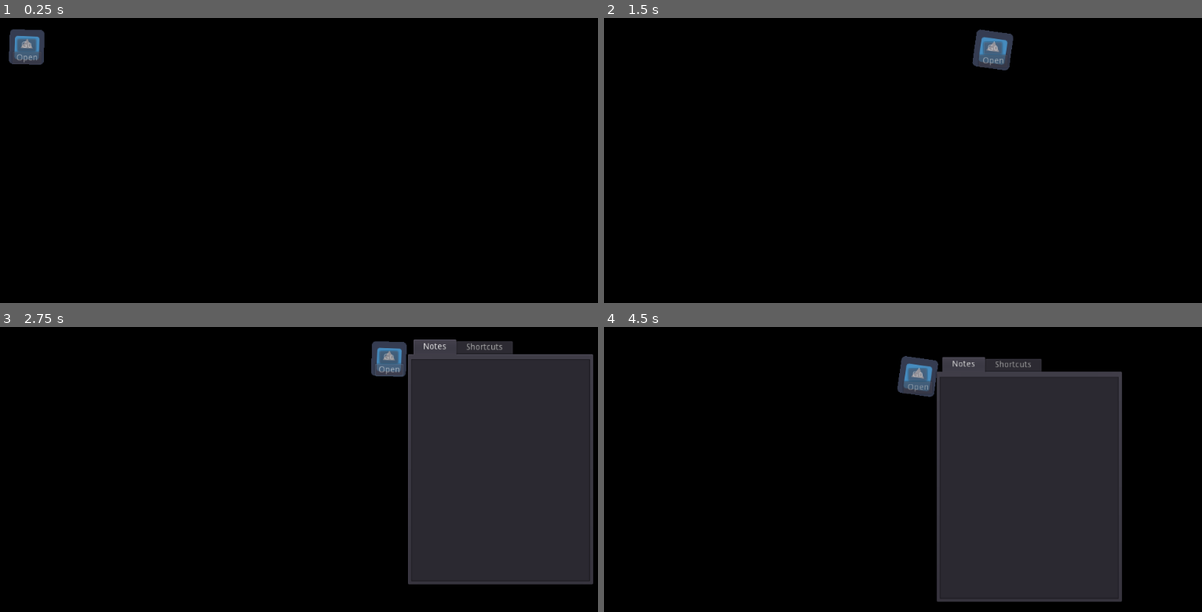
Above: before the commit, frames 1-4 (two rows, left to right).
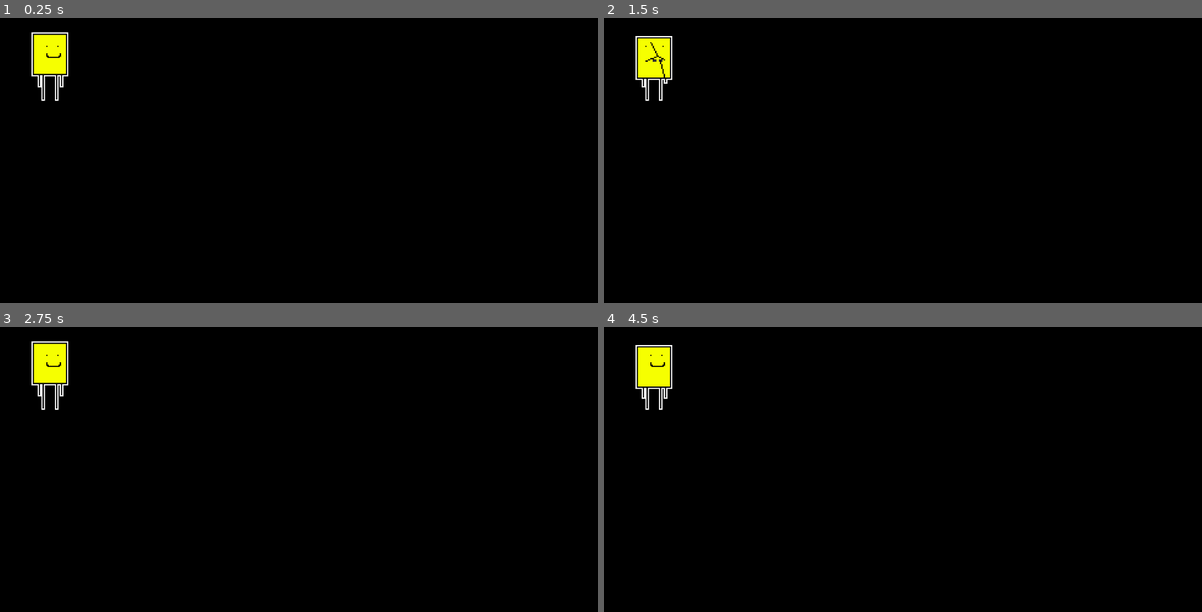
Above: after the commit, the same moments.

Repository: ASecondGuy/DesktopPet
Game: Godot game, scene res://Root.tscn
Same seed, same stepped clock (60 frames per second), same inputs: the game is played once before the commit and once after it. The engine's default icon, where the game draws it, is replaced by a stand-in: a white triangle on a blue panel in a dark square.
Inputs (mouse positions are in pixels of both pictures, inside the frame that each line leads up to):
- Up to frame 1 (0.25 s): no input
- Up to frame 2 (1.5 s): click (627, 43) at 0.5 s, where only the run before the commit has a clickable "Go"; click (998, 49) at 1.25 s, where only the run before the commit has a clickable "Go"
- Up to frame 3 (2.75 s): click (388, 369) at 2 s, where only the run before the commit has a clickable "Open"
- Up to frame 4 (4.5 s): click (992, 369) at 2.75 s, where only the run before the commit has a clickable "Open"; click (992, 369) at 3.5 s, where only the run before the commit has a clickable "Open"; click (992, 358) at 4.25 s, where only the run before the commit has a clickable "Go"

The runs differ from the first frame. In frame 1, 1.5% of the frame differs, in the area x 1-12%, y 3-30%; in frame 2, 1.8%; in frame 3, 28%; in frame 4, 28%, in the area x 5-87%, y 6-97%.

Commit message:
New PetRectangle implemented

Diff:
--- a/Pet/Pet.gd
+++ b/Pet/Pet.gd
@@ -3,16 +3,22 @@
 
 var goal_position : Vector2
 
+onready var visual := $Pet
+
 func _ready():
 	randomize()
 	choose_pos()
-	$AnimationPlayer.play("idle")
 
 
 func _process(_delta):
 
 	if (goal_position-position).length() > 20:
-		position += (goal_position-position)/10
+		var dir := ((goal_position-position)/10).clamped(5)
+		position += dir
+		visual.flip_h = dir.x > 0
+		visual.walk()
+	else:
+		visual.stop_walk()
 	update_visible_area()
 
 
--- a/Pet/Pet.tscn
+++ b/Pet/Pet.tscn
@@ -1,65 +1,21 @@
 [gd_scene load_steps=7 format=2]
 
 [ext_resource path="res://Pet/Pet.gd" type="Script" id=1]
-[ext_resource path="res://icon.png" type="Texture" id=2]
+[ext_resource path="res://Portray/Rectangle.tscn" type="PackedScene" id=2]
 [ext_resource path="res://Pet/Menus.gd" type="Script" id=3]
 [ext_resource path="res://Pet/Notes.gd" type="Script" id=4]
 [ext_resource path="res://Pet/Shortcuts.gd" type="Script" id=5]
 
-[sub_resource type="Animation" id=1]
-resource_name = "idle"
-loop = true
-tracks/0/type = "value"
-tracks/0/path = NodePath("Sprite:rotation_degrees")
-tracks/0/interp = 1
-tracks/0/loop_wrap = true
-tracks/0/imported = false
-tracks/0/enabled = true
-tracks/0/keys = {
-"times": PoolRealArray( 0, 0.5 ),
-"transitions": PoolRealArray( 1, 1 ),
-"update": 0,
-"values": [ -3.90297, 8.02503 ]
-}
-tracks/1/type = "value"
-tracks/1/path = NodePath("Sprite:scale")
-tracks/1/interp = 1
-tracks/1/loop_wrap = true
-tracks/1/imported = false
-tracks/1/enabled = true
-tracks/1/keys = {
-"times": PoolRealArray( 0, 0.5 ),
-"transitions": PoolRealArray( 1, 1 ),
-"update": 0,
-"values": [ Vector2( 0.82677, 0.82677 ), Vector2( 0.945754, 0.945754 ) ]
-}
+[sub_resource type="Theme" id=1]
 
 [node name="Pet" type="Node2D"]
 script = ExtResource( 1 )
 
-[node name="ColorRect" type="ColorRect" parent="."]
-visible = false
-margin_left = -211.0
-margin_top = -169.0
-margin_right = 319.0
-margin_bottom = 186.0
-color = Color( 0, 0.682353, 0.619608, 0.286275 )
-__meta__ = {
-"_edit_use_anchors_": false
-}
-
-[node name="Sprite" type="Sprite" parent="."]
-position = Vector2( 32, 32 )
-rotation = -0.0546575
-scale = Vector2( 0.834464, 0.834464 )
-texture = ExtResource( 2 )
+[node name="Pet" parent="." instance=ExtResource( 2 )]
 
 [node name="Timer" type="Timer" parent="."]
 wait_time = 20.0
 autostart = true
-
-[node name="AnimationPlayer" type="AnimationPlayer" parent="."]
-anims/idle = SubResource( 1 )
 
 [node name="Menus" type="Container" parent="." groups=["Cutout"]]
 margin_right = 40.0
@@ -73,6 +29,7 @@
 }
 
 [node name="OpenBtn" type="Button" parent="Menus"]
+visible = false
 self_modulate = Color( 1, 1, 1, 0.576471 )
 margin_left = 26.0
 margin_top = 22.0
@@ -84,6 +41,7 @@
 }
 
 [node name="goAway" type="Button" parent="Menus"]
+visible = false
 self_modulate = Color( 1, 1, 1, 0.576471 )
 margin_right = 12.0
 margin_bottom = 20.0
@@ -147,9 +105,10 @@
 margin_bottom = 20.0
 text = "remove"
 
-[node name="FileDialog" type="FileDialog" parent="Menus/Limits"]
+[node name="FileDialog" type="FileDialog" parent="Menus/Limits" groups=["Cutout"]]
 margin_right = 300.0
 margin_bottom = 400.0
+theme = SubResource( 1 )
 window_title = "Open a File"
 mode = 0
 access = 2
--- /dev/null
+++ b/Portray/Rectangle.gd
@@ -0,0 +1,33 @@
+extends Sprite
+
+onready var anim : AnimationPlayer = $AnimationPlayer
+var idle_variations := 1
+
+
+func _ready():
+	randomize()
+
+
+func get_animation_player()->AnimationPlayer:
+	return anim
+
+func walk():
+	anim.play("walk")
+
+func stop_walk():
+	if anim.current_animation == "walk":
+		anim.play("idle")
+
+
+func _on_AnimationPlayer_animation_finished(anim_name):
+	if anim_name == "walk": return
+
+	if randi() % 10 == 0:
+		if idle_variations == 1:
+			anim.play("idle_1")
+		elif idle_variations > 1:
+			anim.play("idle_"+str((randi() % idle_variations)+1))
+		else:
+			anim.play("idle")
+	else:
+		anim.play("idle")
--- /dev/null
+++ b/Portray/Rectangle.tscn
@@ -0,0 +1,84 @@
+[gd_scene load_steps=7 format=2]
+
+[ext_resource path="res://Portray/pics/PetRectangle.png" type="Texture" id=1]
+[ext_resource path="res://Portray/Rectangle.gd" type="Script" id=2]
+
+[sub_resource type="Animation" id=1]
+length = 0.001
+tracks/0/type = "value"
+tracks/0/path = NodePath(".:frame")
+tracks/0/interp = 1
+tracks/0/loop_wrap = true
+tracks/0/imported = false
+tracks/0/enabled = true
+tracks/0/keys = {
+"times": PoolRealArray( 0 ),
+"transitions": PoolRealArray( 1 ),
+"update": 0,
+"values": [ 0 ]
+}
+
+[sub_resource type="Animation" id=2]
+resource_name = "idle"
+tracks/0/type = "value"
+tracks/0/path = NodePath(".:frame")
+tracks/0/interp = 1
+tracks/0/loop_wrap = true
+tracks/0/imported = false
+tracks/0/enabled = true
+tracks/0/keys = {
+"times": PoolRealArray( 0, 0.5 ),
+"transitions": PoolRealArray( 1, 1 ),
+"update": 1,
+"values": [ 0, 1 ]
+}
+
+[sub_resource type="Animation" id=3]
+resource_name = "idle_1"
+length = 4.0
+tracks/0/type = "value"
+tracks/0/path = NodePath(".:frame")
+tracks/0/interp = 1
+tracks/0/loop_wrap = true
+tracks/0/imported = false
+tracks/0/enabled = true
+tracks/0/keys = {
+"times": PoolRealArray( 0, 0.5, 1, 1.5, 2, 2.5, 3, 3.5 ),
+"transitions": PoolRealArray( 1, 1, 1, 1, 1, 1, 1, 1 ),
+"update": 1,
+"values": [ 2, 3, 2, 3, 2, 3, 2, 3 ]
+}
+
+[sub_resource type="Animation" id=4]
+resource_name = "walk"
+length = 1.4
+loop = true
+tracks/0/type = "value"
+tracks/0/path = NodePath(".:frame")
+tracks/0/interp = 0
+tracks/0/loop_wrap = true
+tracks/0/imported = false
+tracks/0/enabled = true
+tracks/0/keys = {
+"times": PoolRealArray( 0, 0.2, 0.4, 0.7, 0.9, 1.2 ),
+"transitions": PoolRealArray( 1, 1, 1, 1, 1, 1 ),
+"update": 0,
+"values": [ 4, 5, 6, 7, 8, 9 ]
+}
+
+[node name="Pet" type="Sprite" groups=["Cutout"]]
+scale = Vector2( 2, 2 )
+texture = ExtResource( 1 )
+centered = false
+hframes = 4
+vframes = 3
+script = ExtResource( 2 )
+
+[node name="AnimationPlayer" type="AnimationPlayer" parent="."]
+playback_speed = 2.0
+anims/RESET = SubResource( 1 )
+anims/idle = SubResource( 2 )
+anims/idle_1 = SubResource( 3 )
+anims/walk = SubResource( 4 )
+
+[connection signal="animation_finished" from="AnimationPlayer" to="." method="_on_AnimationPlayer_animation_finished"]
--- a/Root.gd
+++ b/Root.gd
@@ -30,6 +30,17 @@
 			var pol := []
 			var r : Rect2 = node.get_global_rect()
 			r = r.grow(5)
+
+			## handle expand margins
+			var panel = node.get_stylebox("panel")
+			if panel.has_method("get_expand_margin"):
+				for i in range(4):
+					r = r.grow_margin(i, panel.get_expand_margin(i))
+			if panel.has_method("get_expand_margin_size"):
+				for i in range(4):
+					r = r.grow_margin(i, panel.get_expand_margin_size(i))
+			################
+
 			pol.push_back(r.position)
 			pol.push_back(Vector2(r.position.x+r.size.x, r.position.y))
 			pol.push_back(r.position+r.size)
@@ -37,6 +48,16 @@
 			polygons.push_back(pol)
 		if node.get_class() == "Path2D":
 			polygons.push_back(node.curve.get_baked_points())
+		if node.get_class() == "Sprite":
+			var pol := []
+			var r : Rect2 = node.get_rect()
+			r.position = node.global_position
+			r.size *= node.scale
+			pol.push_back(r.position)
+			pol.push_back(Vector2(r.position.x+r.size.x, r.position.y))
+			pol.push_back(r.position+r.size)
+			pol.push_back(Vector2(r.position.x, r.position.y+r.size.y))
+			polygons.push_back(pol)
 
 	var points := []
 
@@ -66,7 +87,7 @@
 	line.clear_points()
 	for p in points:
 		line.add_point(p)
-	OS.call_deferred("set_window_mouse_passthrough", PoolVector2Array(points))
+	OS.set_window_mouse_passthrough(PoolVector2Array(points))
 
 
 func _polygons_intesect(p1, p2)->bool:
--- a/Root.tscn
+++ b/Root.tscn
@@ -1,17 +1,7 @@
-[gd_scene load_steps=5 format=2]
+[gd_scene load_steps=3 format=2]
 
 [ext_resource path="res://Root.gd" type="Script" id=1]
 [ext_resource path="res://Pet/Pet.tscn" type="PackedScene" id=2]
-
-[sub_resource type="Curve2D" id=2]
-_data = {
-"points": PoolVector2Array( 0, 0, 0, 0, 904, 352, 0, 0, 0, 0, 722, 585, 0, 0, 0, 0, 512, 548, 0, 0, 0, 0, 581, 719, 0, 0, 0, 0, 290, 486, 0, 0, 0, 0, 70, 497, 0, 0, 0, 0, 47, 322, 0, 0, 0, 0, 497, 305 )
-}
-
-[sub_resource type="Curve2D" id=3]
-_data = {
-"points": PoolVector2Array( 0, 0, 0, 0, 1003, 440, 0, 0, 0, 0, 524, 571, 0, 0, 0, 0, 763, 740, 0, 0, 0, 0, 634, 852, 0, 0, 0, 0, 412, 930, 0, 0, 0, 0, 396, 435, 0, 0, 0, 0, 125, 633, 0, 0, 0, 0, 362, 274 )
-}
 
 [node name="Root" type="Node"]
 script = ExtResource( 1 )
@@ -33,11 +23,3 @@
 points = PoolVector2Array( 100, 0, 100, 100 )
 
 [node name="Pet" parent="." instance=ExtResource( 2 )]
-
-[node name="paths" type="Node" parent="."]
-
-[node name="Path2D" type="Path2D" parent="paths"]
-curve = SubResource( 2 )
-
-[node name="Path2D2" type="Path2D" parent="paths"]
-curve = SubResource( 3 )
Binary file added: Portray/pics/PetRectangle.png
Not shown, added: Portray/pics/PetRectangle.png.import
